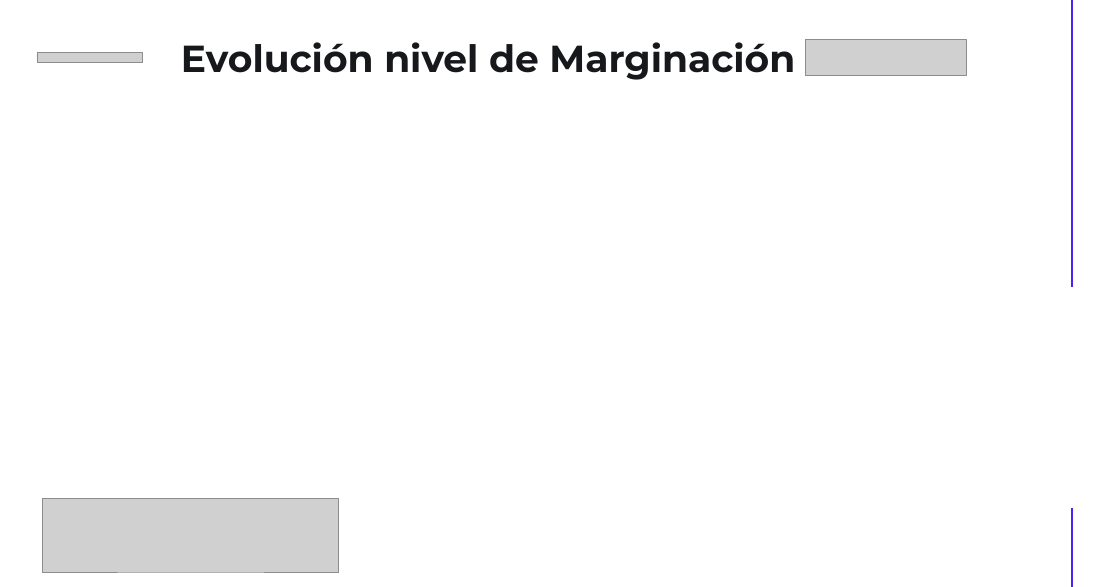
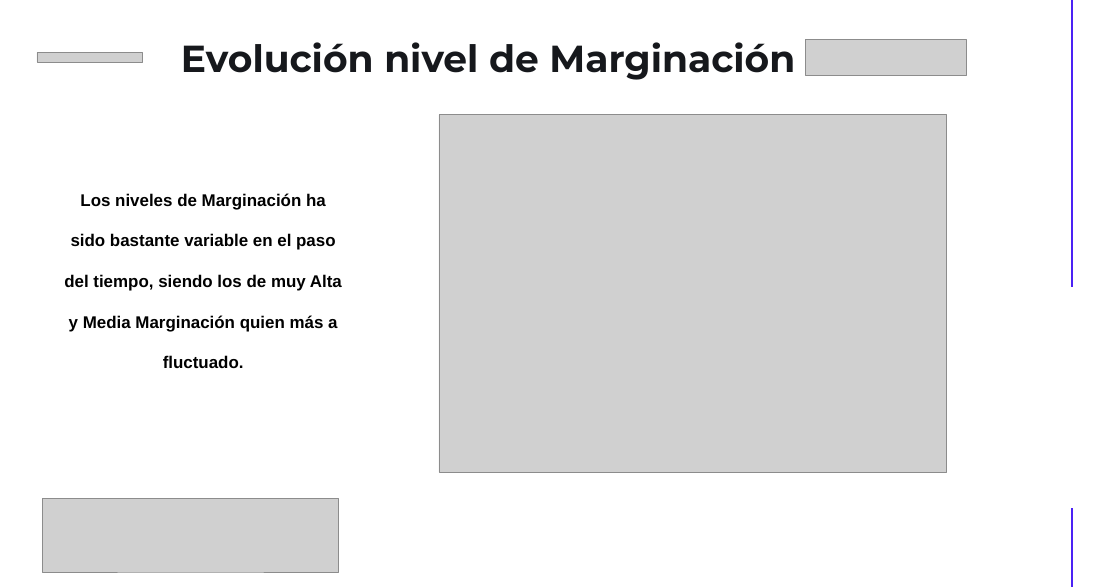
Before and after one commit to Gaby17mx/Proyecto_Bedu_DA, a slide deck: slide 11 of Gabriela_Rodriguez_Ruiz.pptx (slide 12 before the commit). Drawn at 1120x587 pixels with LibreOffice and Linux fonts; fonts in the diff are those of the drawing; grey boxes stand for pictures. Boxes give left, top, right and bottom in pixels: in the first picture for what was removed or moved away, otherwise in the second. Text is boxed around its words. In the diff, an @@ line names an element or a change of style, - is before the commit and + after.

```diff
--- a/Gabriela_Rodriguez_Ruiz.pptx
+++ b/Gabriela_Rodriguez_Ruiz.pptx
@@ picture added at <box>439,114,946,471</box> @@
@@ text added at <box>64,193,342,368</box>, 18 pt, text #000000, bold @@
+Los niveles de Marginación ha sido bastante variable en el paso del tiempo, siendo los de muy Alta y Media Marginación quien más a fluctuado.
```
Also in this commit, not shown: 5 other slides changed, 1 slide removed.
